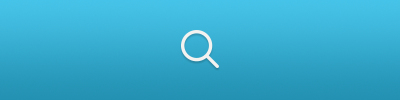
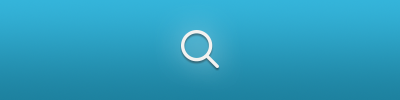
Layered file, before and after one edit (400 × 100). Changes by layer:
moved "Search" (1st of 2, in "Normal") into group "Normal" over [181, 30, 219, 68]
moved "Button Background" (1st of 2, in "Normal") into group "Normal", painted on it over [0, 0, 400, 100]
added group "Hover" with 2 layers over [0, 0, 400, 100]
added layer "Search" (2nd of 2, in "Hover") in group "Hover" over [181, 30, 219, 68]
added layer "Button Background" (2nd of 2, in "Hover") in group "Hover" over [0, 0, 400, 100]
